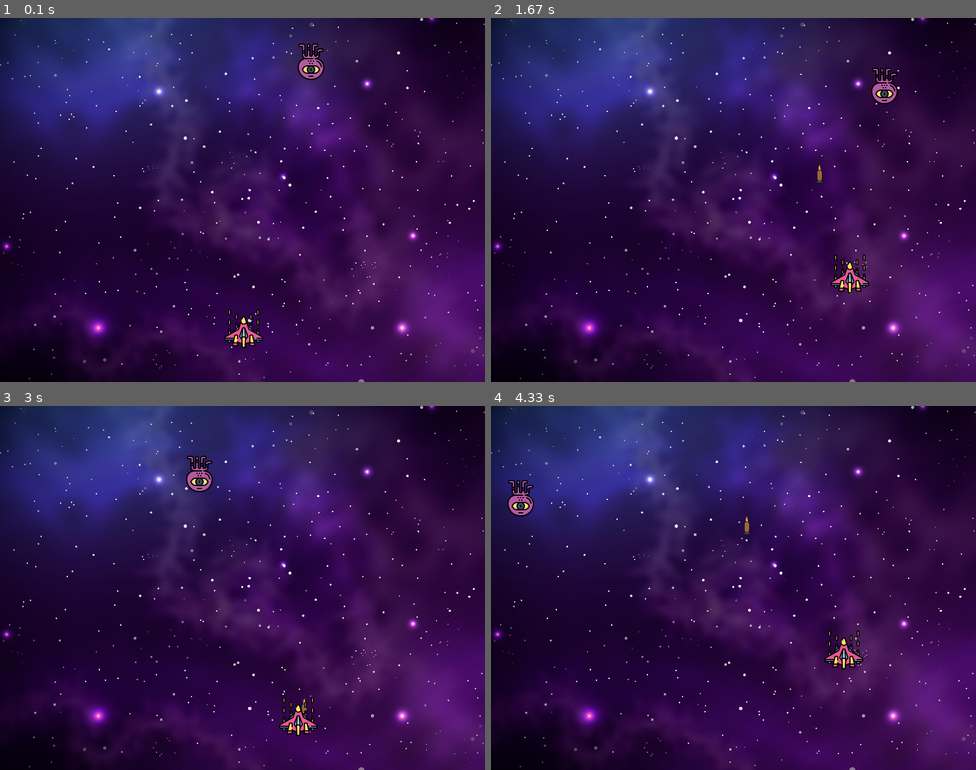
Above: before the commit, frames 1-4 (two rows, left to right).
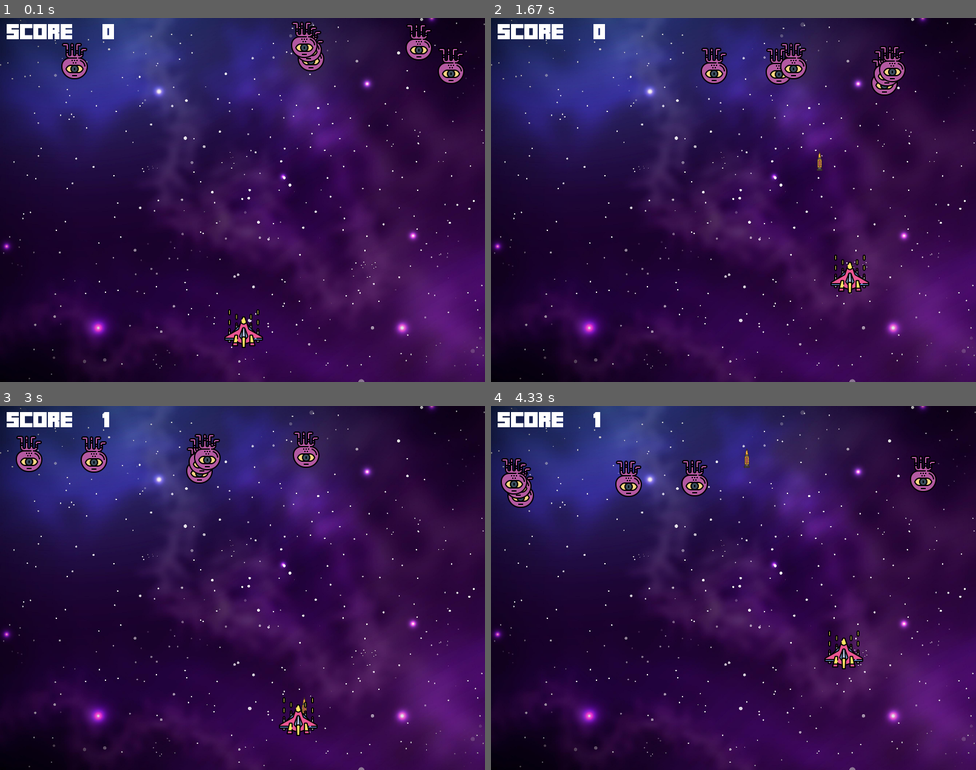
Above: after the commit, the same moments.

Repository: tolokh14/pygame
Game: pygame game, started from main.py
Two runs of this game, one before a commit and one after it. Both use one fixed random seed, a clock stepped at 60 frames per second and the inputs below.
Inputs:
- Up to frame 1 (0.1 s): no input
- Up to frame 2 (1.67 s): tap Space at 0.33, 0.73, 1.03, 1.23, 1.57 s; hold Right 0.67-1.13 s; hold Up 1.17-1.47 s; hold Right from 1.5 s (still down)
- Up to frame 3 (3 s): tap Space at 1.87, 2.07, 2.37, 2.63, 2.97 s; release Right at 1.97 s; hold Left 2-2.53 s; hold Down 2.57-2.87 s; hold Left from 2.9 s (still down)
- Up to frame 4 (4.33 s): tap Space at 3.27, 3.4, 3.8, 4.1 s; release Left at 3.3 s; hold Up 3.33-3.7 s; hold Right from 3.73 s (still down)

The runs differ from the first frame. In frame 1, 2.5% of the frame differs, in the area x 1-96%, y 1-19%; in frame 2, 2.5%; in frame 3, 2.5%; in frame 4, 2.5%, in the area x 1-92%, y 1-36%.

Commit message:
added multiple enemies
and added score to screen

Diff:
--- a/main.py
+++ b/main.py
@@ -24,28 +24,45 @@
 playerY_change = 0
 
 # enemy
-enemyImg = pg.image.load('assets/alien.png')
-enemyX = ran.randint(0, 735)
-enemyY = 40
-enemyX_change = 4
-enemyY_change = 40
+enemyImg = []
+enemyX = []
+enemyY = []
+enemyX_change = []
+enemyY_change = []
+num_of_enemies = 6
+
+for i in range (num_of_enemies):
+    enemyImg.append(pg.image.load('assets/alien.png'))
+    enemyX.append(ran.randint(0, 735))
+    enemyY.append(ran.randint(0,40))
+    enemyX_change.append(4)
+    enemyY_change.append(40)
 
 # bullet
 bulletImg = pg.image.load('assets/bullet.png')
 bulletX = 0
-bulletY = 480
+bulletY = playerY
 bulletX_change = 0
 bulletY_change = 10
 bullet_state = "ready"
 
-score = 0
+#score
+score_value = 0
+font = pg.font.Font('assets/Minecrafter.Reg.ttf',32)
+
+textX = 10
+textY = 10
+
+def show_score(x, y):
+    score = font.render("Score : " + str(score_value),True,(255,255,255))
+    screen.blit(score,(x, y))
 
 def player(x, y):
     screen.blit(playerImg, (x, y))
 
 
-def enemy(x, y):
-    screen.blit(enemyImg, (x, y))
+def enemy(x, y, i):
+    screen.blit(enemyImg[i], (x, y))
 
 
 def fire_bullet(x, y):
@@ -88,6 +105,7 @@
             if event.key == pg.K_SPACE:
                 if bullet_state == "ready":
                     bulletX = playerX
+                    bulletY = playerY
                     fire_bullet(bulletX,bulletY)
 
         if event.type == pg.KEYUP:
@@ -110,33 +128,34 @@
         playerY = 536
 
     # enemy movement
-    enemyX += enemyX_change
+    for i in range(num_of_enemies):
+        enemyX[i] += enemyX_change[i]
+        if enemyX[i] <= 0:
+            enemyX_change[i] = 4
+            enemyY[i] += enemyY_change[i]
+        elif enemyX[i] >= 736:
+            enemyX_change[i] = -4
+            enemyY[i] += enemyY_change[i]
 
-    if enemyX <= 0:
-        enemyX_change = 4
-        enemyY += enemyY_change
-    elif enemyX >= 736:
-        enemyX_change = -4
-        enemyY += enemyY_change
+        #collision
+        collision = isCollision(enemyX[i],enemyY[i],bulletX,bulletY)
+        if collision:
+            bulletY = playerY
+            bullet_state = "ready"
+            score_value += 1
+            enemyX[i] = ran.randint(0, 735)
+            enemyY[i] = 40
+
+        enemy(enemyX[i], enemyY[i],i)
 
     #bullet movement
     if bulletY <= 0:
-        bulletY = 480
+        bulletY = playerY
         bullet_state = "ready"
     if bullet_state == "fire":
         fire_bullet(bulletX,bulletY)
         bulletY -= bulletY_change
 
-    #collision
-    collision = isCollision(enemyX,enemyY,bulletX,bulletY)
-    if collision:
-        bulletY = 480
-        bullet_state = "ready"
-        score += 1
-        print(score)
-        enemyX = ran.randint(0, 735)
-        enemyY = 40
-
     player(playerX, playerY)
-    enemy(enemyX, enemyY)
+    show_score(textX,textY)
     pg.display.update()
Binary file added: assets/Minecrafter.Reg.ttf
